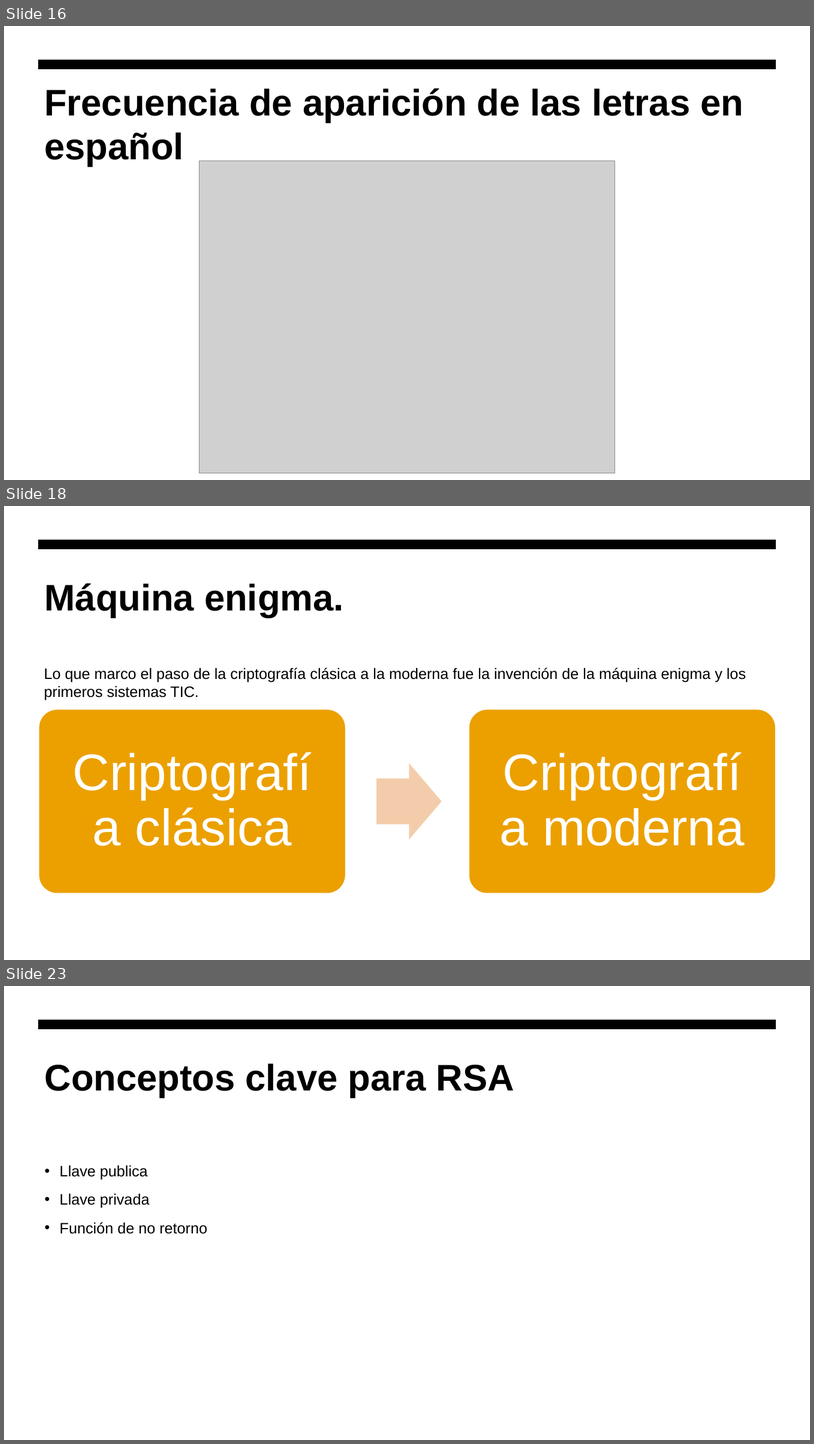
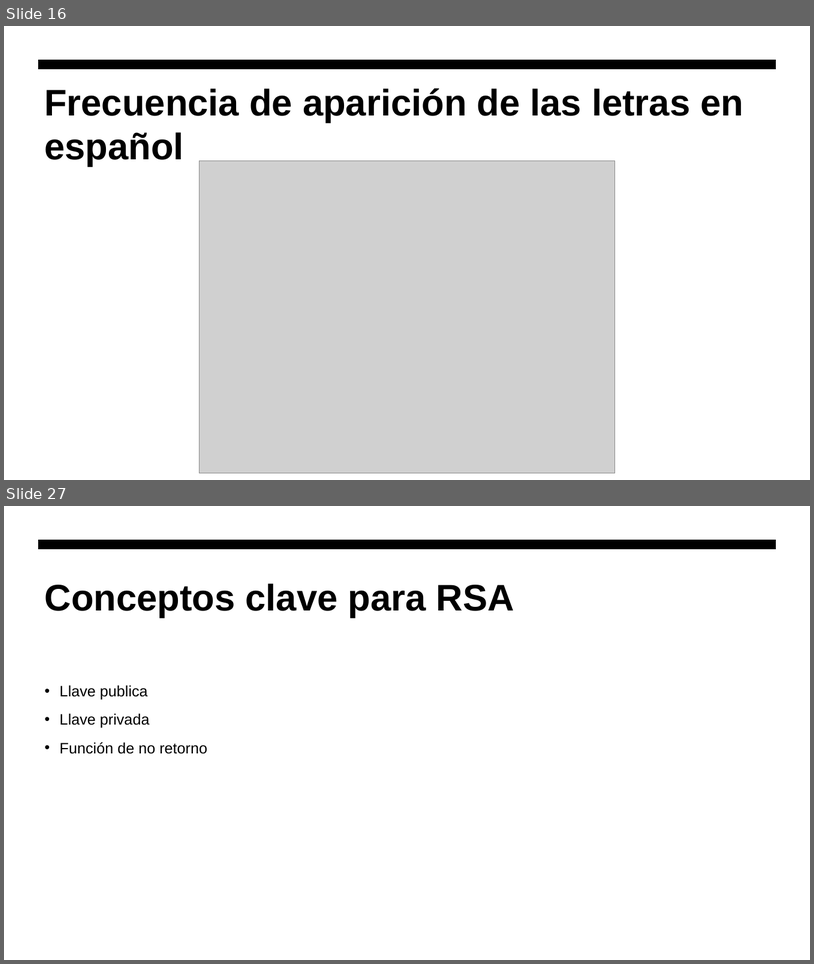
Before and after one commit to hombrefrustrado/criptografia-presentaci-n, a slide deck: criptografía teorica.pptx. Shown one above the other, each under a label of ours: slides 16, 18 and 23 before the commit, slides 16 and 27 after it; the slides between them are not shown. The pictures are 814x1444 and 814x964 pixels, drawn with LibreOffice and Linux fonts; fonts in the diff are those of the drawing; grey boxes stand for pictures. Boxes give left, top, right and bottom in pixels: in the first picture for what was removed or moved away, otherwise in the second. Text is boxed around its words. In the diff, an @@ line names an element or a change of style, - is before the commit and + after.

```diff
--- a/criptografía teorica.pptx
+++ b/criptografía teorica.pptx
@@ slide 18 removed at [4,506,810,960], background #FFFFFF; not listed: 1 template element that a slide beside it also shows @@
@@ title removed at [45,583,344,618] @@
-Máquina enigma.
@@ text removed at [44,667,746,700] @@
-Lo que marco el paso de la criptografía clásica a la moderna fue la invención de la máquina enigma y los primeros sistemas TIC.
@@ group removed at [38,709,777,893]: 2 rounded rectangles, 2 texts, 1 right arrow @@
-Criptografía clásica
-Criptografía moderna
@@ what was slide 23 is now slide 27 @@
```
Also in this commit, not shown: 11 slides changed, 9 slides added, 2 other slides removed, 3 other files.
